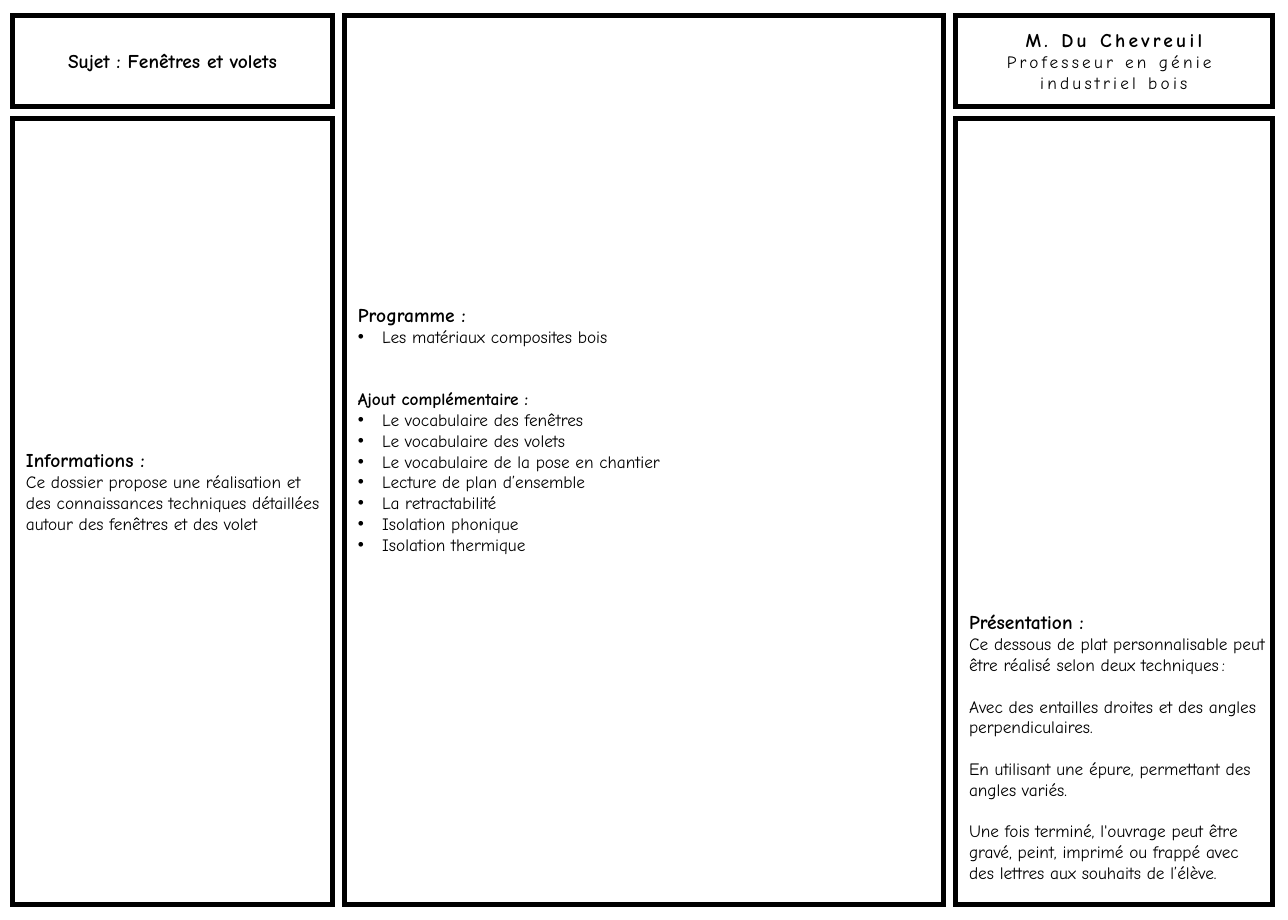
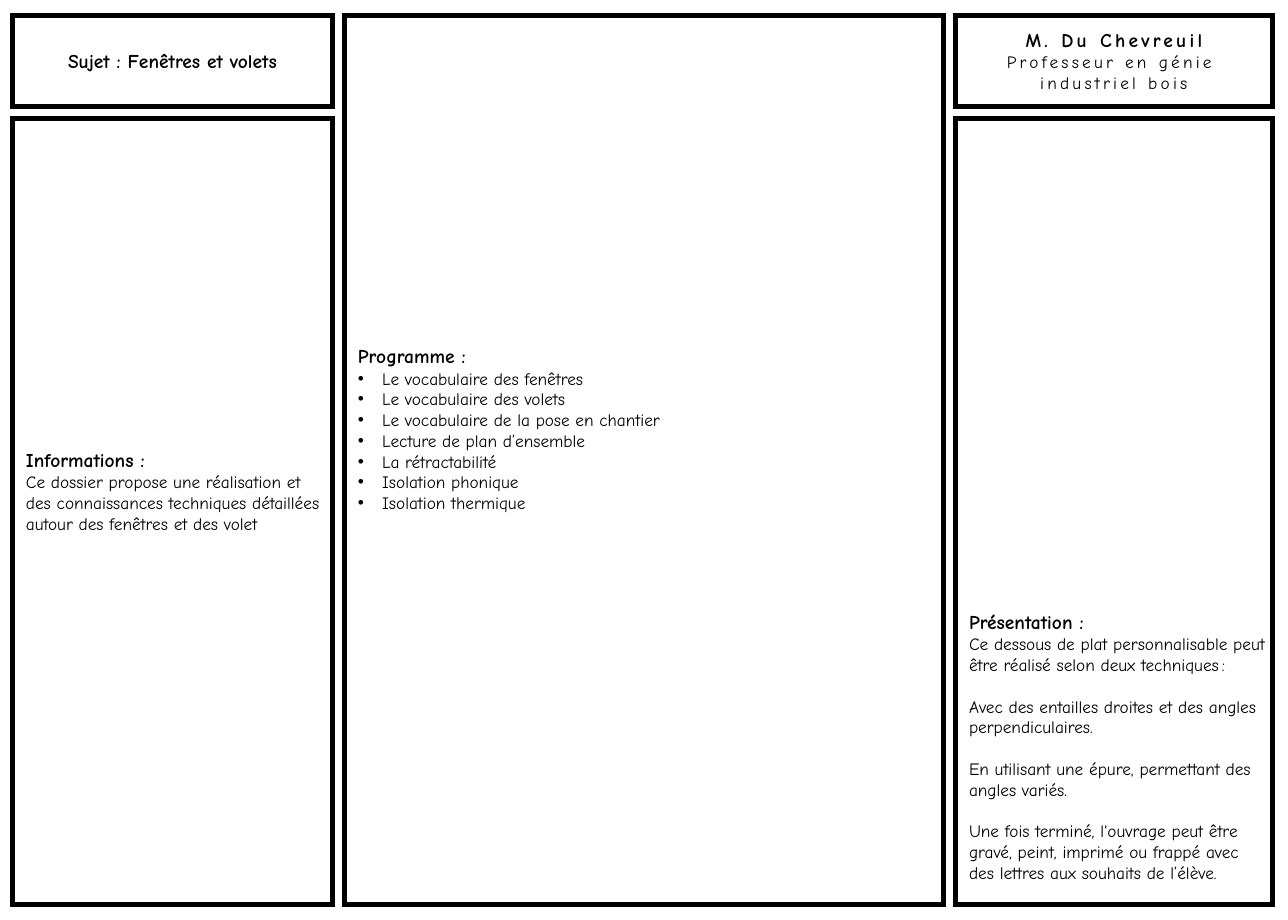
Before and after one commit to kduchevreuil/Cours-Menuiserie, a slide deck: slide 1 of Dossier Fenetre Volet/Dossier Fenetre Volet.pptx. Drawn at 1288x920 pixels with LibreOffice and Linux fonts; fonts in the diff are those of the drawing. Boxes give left, top, right and bottom in pixels: in the first picture for what was removed or moved away, otherwise in the second. Text is boxed around its words. In the diff, an @@ line names an element or a change of style, - is before the commit and + after.

```diff
--- a/Dossier Fenetre Volet/Dossier Fenetre Volet.pptx
+++ b/Dossier Fenetre Volet/Dossier Fenetre Volet.pptx
@@ text in rectangle at (x1=358, y1=330, x2=607, y2=408): paragraphs removed @@
-• Les matériaux composites bois
-Ajout complémentaire :
@@ text in rectangle at (x1=382, y1=455, x2=496, y2=468): text changed @@
-• La retractabilité
+• La rétractabilité
```
Also in this commit, not shown: 2 other slides changed, 3 slides added, 3 other files.
